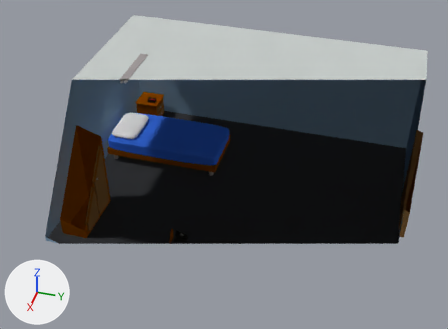
The Blender file LD26/Assets/apartment.blend: old version first, new version second.
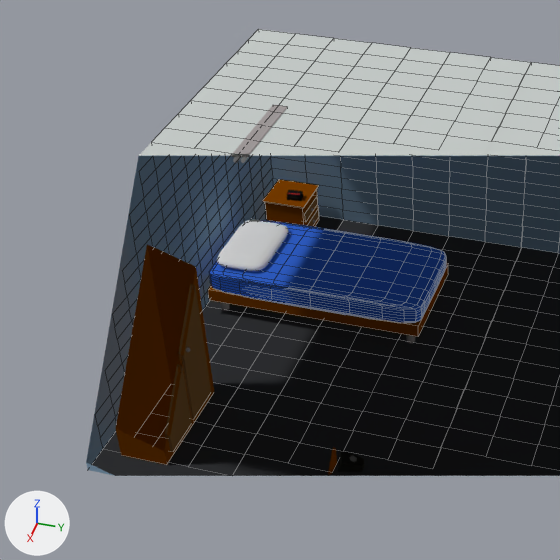
Each version is shown whole from a 50 mm lens placed at (39.6, 7.6, 29.0), pointed at (1.4, -3.1, -1.5), then close up on the part from 0% to 64% of the width and 0% to 87% of the height. Every picture has the same lights, and +X, +Y and +Z are marked at lower left. The close-ups show mesh edges as thin lines. Everything nearer to the camera than a plane just in front of the edit is cut away.

The first close-up shows 'bed', 'ceiling', 'drawers', 'floor', 'lights_2', 'mattress', 'pillow', 'walls', 'wardrobe', 'wardrobe_door_1', 'wardrobe_door_2'.
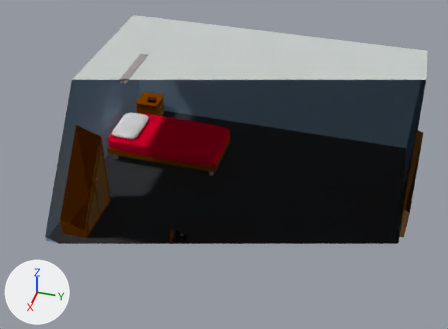
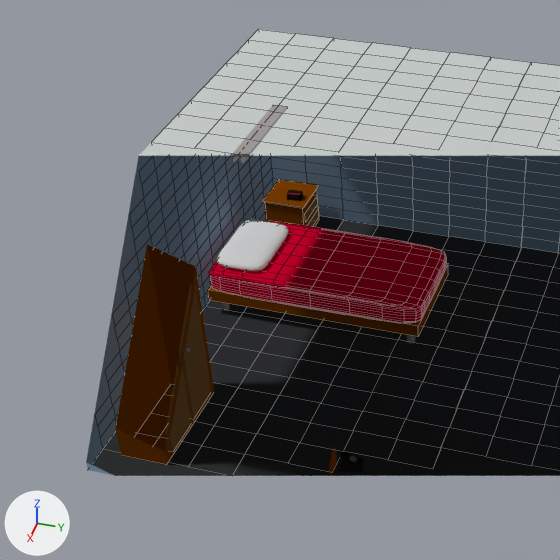
Diff of the bpy script that builds the scene:
```diff
--- a/LD26/Assets/apartment.blend.py
+++ b/LD26/Assets/apartment.blend.py
@@ mat_mattress @@
 mat_mattress = diffuse_material('mattress')
-mat_mattress.base_color = (0.0451, 0.172, 0.869)  # blue #3c73f0
+mat_mattress.base_color = (0.869, 0.0, 0.0361)  # red #f00035
```

Boxes [x1, y1, x2, y2] around the edits, measured in the close-ups (560 x 560 px):
'mattress', recoloured (blue to red): [209, 220, 446, 323] in both
